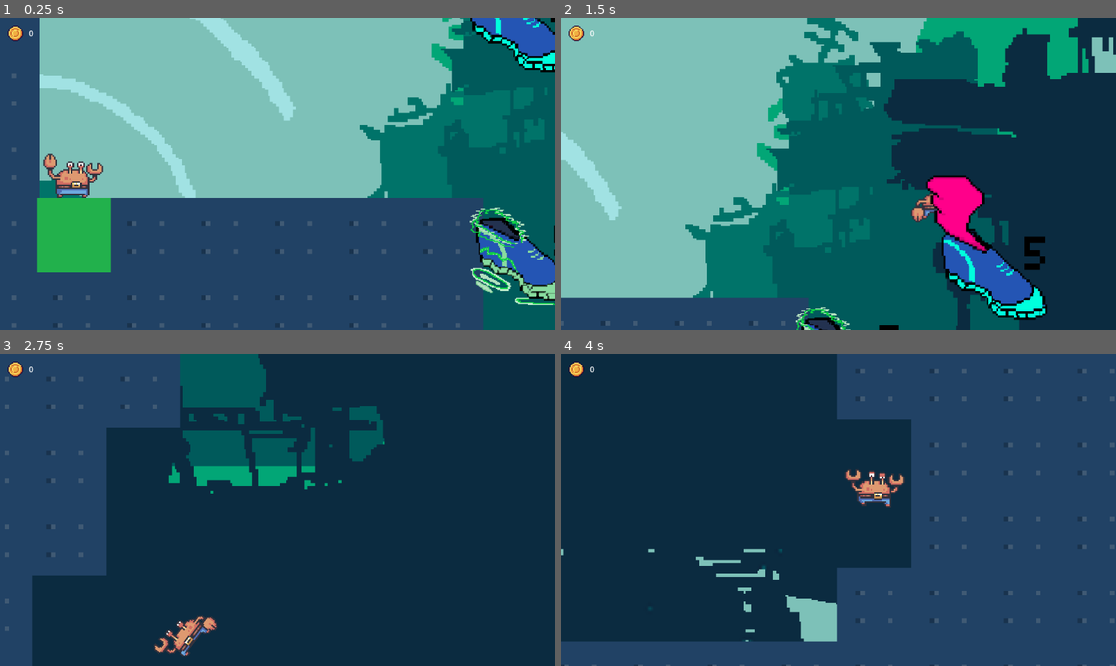
Above: before the commit, frames 1-4 (two rows, left to right).
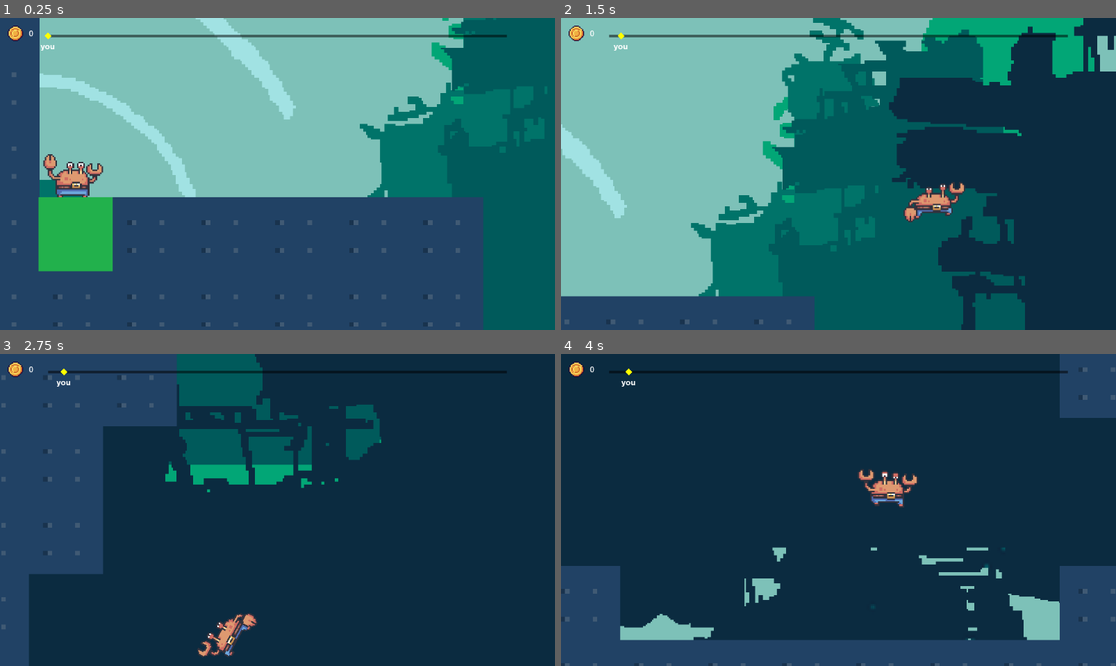
Above: after the commit, the same moments.

Repository: SMR-2023-Summer-Project/2DSideRacer
Game: Godot game, scene res://root/scenes/maps/Random_Map/random_map.tscn
The game is run twice, just before and just after one commit, with the same random seed, the same clock (stepped at 60 frames per second) and the same inputs. This scene is started directly instead of the project's main scene.
Inputs (mouse positions are in pixels of both pictures, inside the frame that each line leads up to):
- Up to frame 1 (0.25 s): no input
- Up to frame 2 (1.5 s): move the mouse to (960, 158) at 0.52 s; hold Right (ui_right) from 0.53 s (still down); tap Space (climb) at 0.6 s; tap Up (jump) at 0.77 s; move the mouse to (727, 189) at 1.27 s; tap Shift (dash) at 1.35 s
- Up to frame 3 (2.75 s): tap Up (jump) at 1.52 s; move the mouse to (333, 441) at 2.02 s; release Right (ui_right) at 2.03 s; hold Left (ui_left) from 2.03 s (still down); hold Right mouse button (flip) from 2.03 s (still down)
- Up to frame 4 (4 s): move the mouse to (810, 572) at 2.77 s; release Left (ui_left) at 2.78 s; release Right mouse button (flip) at 2.78 s; hold Right (ui_right) from 2.78 s (still down); tap Middle mouse button (swing) at 2.85 s; tap Up (jump) at 3.02, 3.77 s; move the mouse to (1005, 556) at 3.52 s; tap Space (climb) at 3.6 s

The runs differ from the first frame. In frame 1, 6.8% of the frame differs, in the area x 2-100%, y 0-100%; in frame 2, 14%; in frame 3, 5.1%; in frame 4, 42%, in the area x 0-100%, y 0-100%.

Commit message:
Added end and HUD

Diff:
--- a/root/entities/player/player.tscn
+++ b/root/entities/player/player.tscn
@@ -26,7 +26,7 @@
 [ext_resource type="AudioStream" uid="uid://d1idwm2n7xcve" path="res://root/assets/audio/sfx/Grappling hook sfx.mp3" id="21_liuhm"]
 
 [sub_resource type="RectangleShape2D" id="RectangleShape2D_rbe6w"]
-size = Vector2(42, 24)
+size = Vector2(39, 23)
 
 [sub_resource type="AtlasTexture" id="AtlasTexture_tg4uu"]
 atlas = ExtResource("2_her7o")
@@ -368,8 +368,7 @@
 script = ExtResource("1_wsm0r")
 
 [node name="CollisionShape2D" type="CollisionShape2D" parent="."]
-visible = false
-position = Vector2(2, 1)
+position = Vector2(0.5, 0.5)
 shape = SubResource("RectangleShape2D_rbe6w")
 
 [node name="Animations" type="AnimatedSprite2D" parent="."]
--- a/root/scenes/maps/Random_Map/Assets/Tile.tscn
+++ b/root/scenes/maps/Random_Map/Assets/Tile.tscn
@@ -5,7 +5,7 @@
 [sub_resource type="RectangleShape2D" id="RectangleShape2D_f4yd5"]
 size = Vector2(17, 16)
 
-[node name="Tile" type="CharacterBody2D"]
+[node name="Tile" type="StaticBody2D"]
 
 [node name="Sprite2D" type="Sprite2D" parent="."]
 scale = Vector2(3, 3)
--- a/root/scenes/maps/Random_Map/Assets/brown.tscn
+++ b/root/scenes/maps/Random_Map/Assets/brown.tscn
@@ -1,15 +1,9 @@
-[gd_scene load_steps=3 format=3 uid="uid://5h2ikq55pg78"]
+[gd_scene load_steps=2 format=3 uid="uid://5h2ikq55pg78"]
 
 [ext_resource type="Texture2D" uid="uid://dra1ttcnlsc44" path="res://root/scenes/maps/Random_Map/Assets/brown.png" id="1_nmqnt"]
 
-[sub_resource type="RectangleShape2D" id="RectangleShape2D_f4yd5"]
-size = Vector2(17, 16)
-
-[node name="brown" type="CharacterBody2D"]
+[node name="brown" type="StaticBody2D"]
 
 [node name="Sprite2D" type="Sprite2D" parent="."]
 scale = Vector2(1.04701, 0.990406)
 texture = ExtResource("1_nmqnt")
-
-[node name="CollisionShape2D" type="CollisionShape2D" parent="."]
-shape = SubResource("RectangleShape2D_f4yd5")
--- a/root/scenes/maps/Random_Map/Assets/end.tscn
+++ b/root/scenes/maps/Random_Map/Assets/end.tscn
@@ -2,16 +2,18 @@
 
 [ext_resource type="Texture2D" uid="uid://pljhvxwbirgk" path="res://root/assets/sprites/misc/checkered_flag.png" id="1_memd0"]
 
-[sub_resource type="RectangleShape2D" id="RectangleShape2D_f4yd5"]
-size = Vector2(16, 16)
+[sub_resource type="RectangleShape2D" id="RectangleShape2D_csnss"]
+size = Vector2(45, 46)
 
-[node name="end" type="CharacterBody2D"]
+[node name="end" type="StaticBody2D"]
 
 [node name="Sprite2D" type="Sprite2D" parent="."]
 position = Vector2(0.125004, 0.0468497)
 scale = Vector2(0.0291159, 0.0349426)
 texture = ExtResource("1_memd0")
 
-[node name="CollisionShape2D" type="CollisionShape2D" parent="."]
-scale = Vector2(3, 3)
-shape = SubResource("RectangleShape2D_f4yd5")
+[node name="Area2D" type="Area2D" parent="."]
+
+[node name="CollisionShape2D" type="CollisionShape2D" parent="Area2D"]
+position = Vector2(0.5, 0)
+shape = SubResource("RectangleShape2D_csnss")
--- a/root/scenes/maps/Random_Map/Assets/start.tscn
+++ b/root/scenes/maps/Random_Map/Assets/start.tscn
@@ -1,9 +1,17 @@
-[gd_scene load_steps=2 format=3 uid="uid://dhsxykssuas1s"]
+[gd_scene load_steps=3 format=3 uid="uid://dhsxykssuas1s"]
 
 [ext_resource type="Texture2D" uid="uid://b6hq8ohmqelfo" path="res://root/scenes/maps/Random_Map/Assets/green.png" id="1_brk1x"]
 
-[node name="start" type="CharacterBody2D"]
+[sub_resource type="RectangleShape2D" id="RectangleShape2D_gtuhu"]
+size = Vector2(48, 48)
+
+[node name="start" type="StaticBody2D"]
 
 [node name="Sprite2D" type="Sprite2D" parent="."]
 scale = Vector2(3, 3)
 texture = ExtResource("1_brk1x")
+
+[node name="Area2D" type="Area2D" parent="."]
+
+[node name="CollisionShape2D" type="CollisionShape2D" parent="Area2D"]
+shape = SubResource("RectangleShape2D_gtuhu")
--- a/root/scenes/maps/Random_Map/generate.gd
+++ b/root/scenes/maps/Random_Map/generate.gd
@@ -1,11 +1,12 @@
 #Author: Jacob
 extends Node2D
 var rng = RandomNumberGenerator.new()
+
 const tile = preload("res://root/scenes/maps/Random_Map/Assets/Tile.tscn")
 const startTile = preload("res://root/scenes/maps/Random_Map/Assets/start.tscn")
 const endTile = preload("res://root/scenes/maps/Random_Map/Assets/end.tscn")
 const DFStile = preload("res://root/scenes/maps/Random_Map/Assets/brown.tscn")
-const Player = preload("res://root/entities/player/player.tscn")
+var player = preload("res://root/entities/player/player.tscn").instantiate()
 const gameHud = preload("res://root/ui/game_hud/game_hud.tscn")
 const coinLoad = preload("res://root/multiplayer/coin.gd")
 const speedLoad = preload("res://root/multiplayer/SpeedBoost.tscn")
@@ -13,10 +14,11 @@
 
 #Change number of entities
 const numCoins = 50
-const numSpeedBoosts = 50
-const numJumpBoosts = 50
+const numSpeedBoosts = 4
+const numJumpBoosts = 4
 
 #Game parameters
+#Change to null if you want random gameWidth and gameHeight for variation
 const gameWidth = 9600
 const gameHeight = 2400
 const tileSize = 48
@@ -32,6 +34,10 @@
 const boardWidth = int(gameWidth / tileSize)
 const boardHeight = int(gameHeight / tileSize)
 var board = zeros(boardWidth, boardHeight)
+
+func generateRandomGameSize():
+	if gameWidth == null and gameHeight == null:
+		pass
 
 #starting and ending generation
 var start = [randi_range(2,boardWidth*0.1)]
@@ -177,12 +183,14 @@
 #		add_child(b)
 
 	var s = startTile.instantiate()
-	s.position = Vector2(start[0]*tileSize, (start[1]+1)*tileSize)
+	s.position = Vector2(start[0]*tileSize+1, (start[1]+1)*tileSize)
 	add_child(s)
 
-	var e = endTile.instantiate()
-	e.position = Vector2(end[0]*tileSize, end[1]*tileSize)
-	add_child(e)
+	var end_tile = endTile.instantiate()
+	end_tile.position = Vector2(end[0]*tileSize, end[1]*tileSize)
+	var area = end_tile.get_node("Area2D")
+	area.body_entered.connect(goalTouched)
+	add_child(end_tile)
 
 	for coords in coinCoords:
 		var coin = coinLoad.new()
@@ -198,6 +206,7 @@
 		var jump = jumpLoad.instantiate()
 		jump.position = Vector2(coords[0]*tileSize,coords[1]*tileSize)
 		add_child(jump)
+
 
 #Draws border to prevent gaps
 func drawBorder():
@@ -230,11 +239,12 @@
 	addCoins()
 	addJumpBoosts()
 	addSpeedBoosts()
+	addHUD()
 
 #Generates player
 func generatePlayer():
-	var player = Player.instantiate()
 	player.position = Vector2(start[0]*tileSize,start[1]*tileSize)
+	player.add_to_group("player")
 
 	#Sets up camera
 	player.get_node("Camera2D").limit_left = 0
@@ -283,11 +293,37 @@
 			jumpCoords.append([randX,randY])
 			count += 1
 
+var marker = null
+var hud = null
 func addHUD():
-	var hud = gameHud.instantiate()
-
+	hud = player.get_node("UI").get_node("GameHUD")
+	await hud.ready
+	marker = hud.create_player_marker("you")
+
+
+func distanceFromGoal():
+	var position = player.position
+	var startPos = Vector2(start[0],start[1])*tileSize
+	var endPos = Vector2(end[0],end[1])*tileSize
+
+	var distFromStart = (startPos-endPos).length()
+	var distPlayerToEnd = (endPos-position).length()
+
+	return distPlayerToEnd/distFromStart
+
+func goalTouched(body):
+	if body.is_in_group("player"):
+		await hud.show_finished()
+		hud.hide_finished()
 
 func _ready():
 	generateBoard()
 	generatePlayer()
 	drawMap()
+
+
+func _process(delta):
+	var dist = 1-distanceFromGoal()
+	marker.set_progress(dist)
+#	if(dist>0.98 and dist<=1):
+#		goalTouched()
Not shown: 1 places in root/ui/game_hud/game_hud.tscn that only renumber resources
